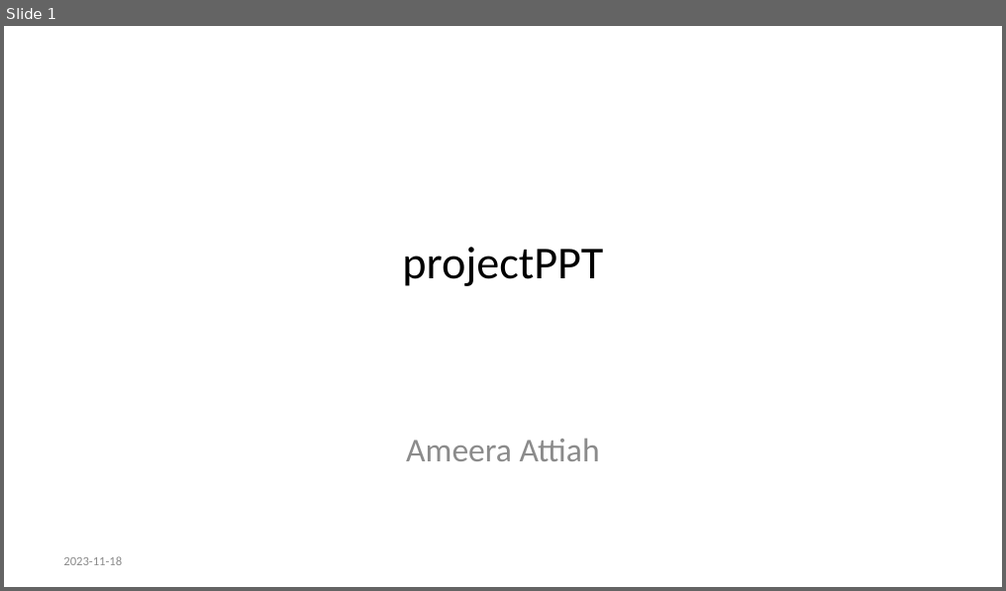
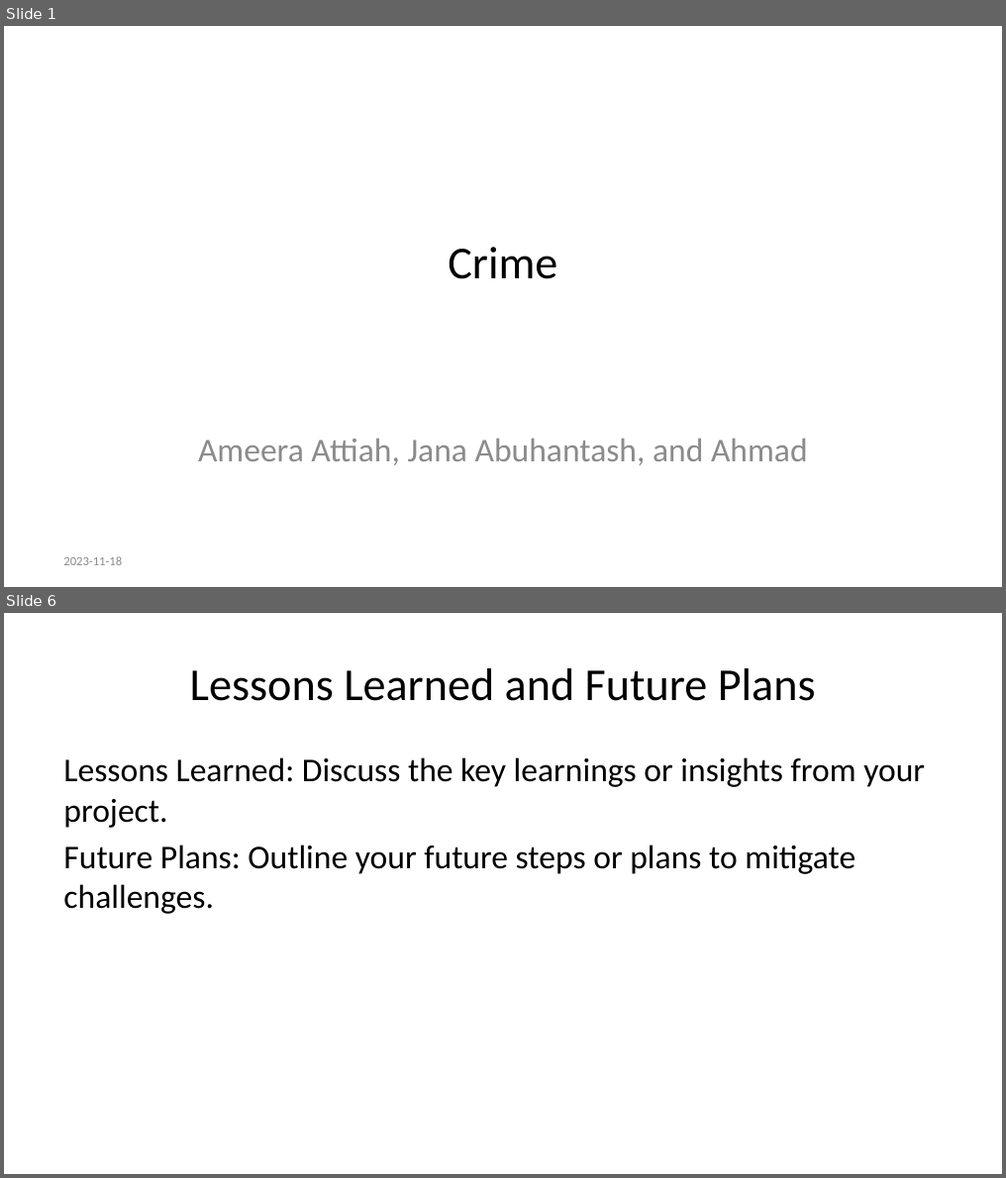
Before and after one commit to ameeraattiah/projectPPT, a slide deck: projectPPT.pptx. Shown one above the other, each under a label of ours: slide 1 before the commit, slides 1 and 6 after it; the slides between them are not shown. The pictures are 1006x591 and 1006x1178 pixels, drawn with LibreOffice and Linux fonts; fonts in the diff are those of the drawing. Boxes give left, top, right and bottom in pixels: in the first picture for what was removed or moved away, otherwise in the second. Text is boxed around its words. In the diff, an @@ line names an element or a change of style, - is before the commit and + after.

```diff
--- a/projectPPT.pptx
+++ b/projectPPT.pptx
@@ slide 6 added at <box>4,613,1002,1174</box>, background #FFFFFF @@
@@ title added at <box>190,668,816,701</box>, 33 pt, text #000000 @@
+Lessons Learned and Future Plans
@@ text added at <box>63,758,925,914</box>, 24 pt, text #000000 @@
+Lessons Learned: Discuss the key learnings or insights from your project.
+Future Plans: Outline your future steps or plans to mitigate challenges.
@@ slide 1 changed as well @@
@@ title at <box>448,247,557,279</box>: text changed @@
-projectPPT
+Crime
@@ subtitle at <box>198,438,808,466</box>: text changed @@
-Ameera Attiah
+Ameera Attiah, Jana Abuhantash, and Ahmad
```
Also in this commit, not shown: 1 other slide changed, 3 other slides added, 3 slides removed, 2 other files.
